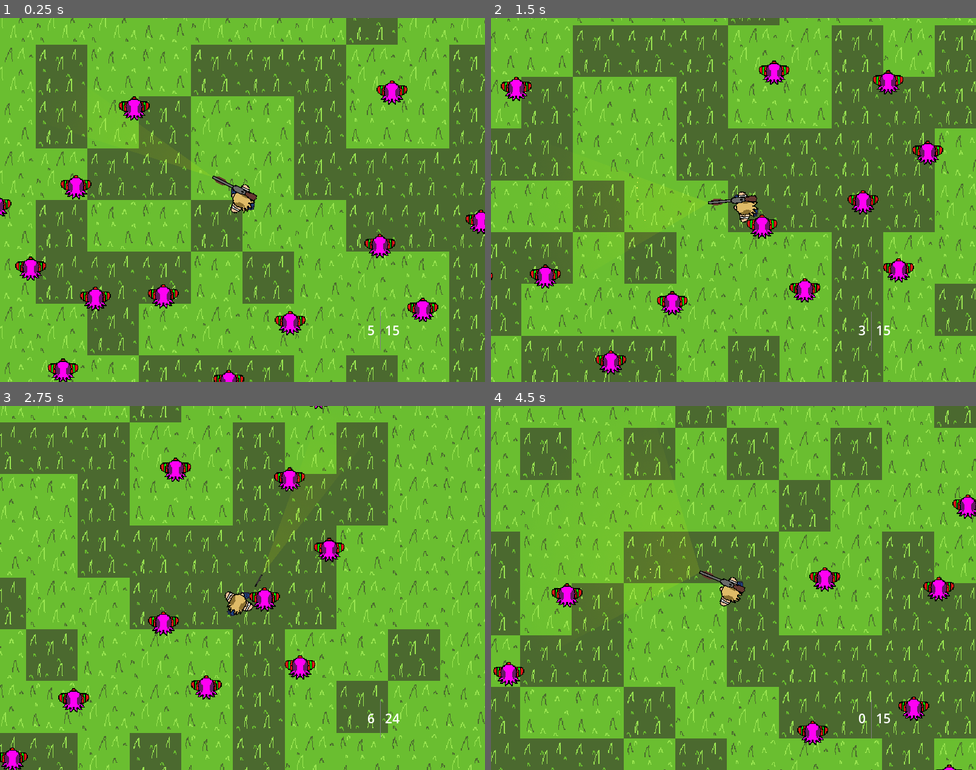
Above: before the commit, frames 1-4 (two rows, left to right).
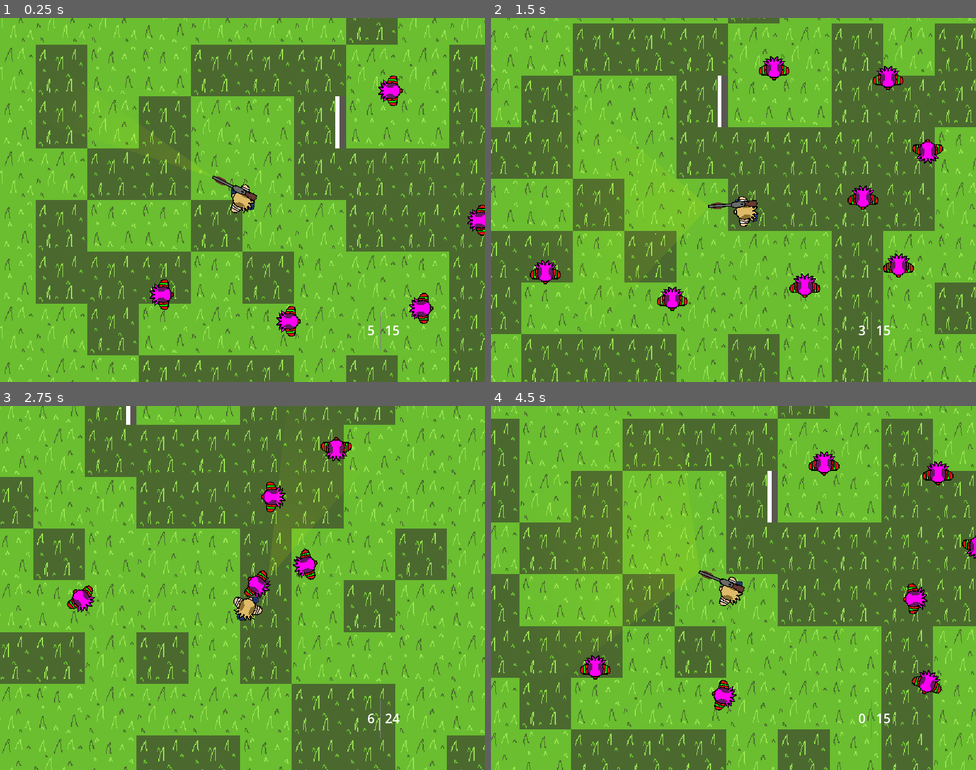
Above: after the commit, the same moments.

Repository: Why-It/Godot.4-Denny_Prime-Blood_Is_Thicker_Than_Silly_Water
Game: Godot game, scene res://Scenes/main.tscn
The game is run twice, just before and just after one commit, with the same random seed, the same clock (stepped at 60 frames per second) and the same inputs.
Inputs (mouse positions are in pixels of both pictures, inside the frame that each line leads up to):
- Up to frame 1 (0.25 s): no input
- Up to frame 2 (1.5 s): move the mouse to (840, 181) at 0.52 s; press the mouse at (840, 181) at 0.53 s; hold D (Right) 0.53-1.28 s; move the mouse to (636, 218) at 1.27 s; release the mouse at (636, 218) at 1.28 s; hold S (Down) from 1.28 s (still down); click (636, 218) at 1.35 s
- Up to frame 3 (2.75 s): move the mouse to (291, 507) at 2.02 s; release S (Down) at 2.03 s; press the mouse at (291, 507) at 2.03 s; hold D (Right) from 2.03 s (still down); tap Mouse wheel down (Weapon_Next) at 2.1 s
- Up to frame 4 (4.5 s): move the mouse to (709, 660) at 2.77 s; release D (Right) at 2.78 s; release the mouse at (709, 660) at 2.78 s; hold W (Up) 2.78-3.53 s; tap Mouse wheel up (Weapon_Prev) at 2.85 s; click (709, 660) at 3.05 s; move the mouse to (879, 642) at 3.52 s; press the mouse at (879, 642) at 3.53 s; hold A (Left) from 3.53 s (still down); move the mouse to (588, 533) at 4.27 s; release the mouse at (588, 533) at 4.28 s; click (588, 533) at 4.35 s

The runs differ from the first frame. In frame 1, 3.3% of the frame differs, in the area x 0-100%, y 15-100%; in frame 2, 10%; in frame 3, 53%; in frame 4, 59%, in the area x 0-100%, y 0-100%.

Commit message:
-- Jan 19 Totally WOrking Update --
-added start for enemy state machine
-added sprite for the enemy attention state
-modified player script to change xome shit i dont remember
-modified the main scene to get rid of the duplicate enemies
-modified level00 to have a wall to test Lin of Sight with enemies

Diff:
--- a/Levels/level_00.tscn
+++ b/Levels/level_00.tscn
@@ -290,14 +290,14 @@
 layer_2/name = "BuildingFloor"
 layer_2/tile_data = PackedInt32Array(-917504, 393220, 0, -851968, 393220, 0, -786432, 393220, 0, -720896, 393220, 0, -6 …(997 unchanged characters)…
 layer_3/name = "BuildingWalls"
-layer_3/tile_data = PackedInt32Array(-917504, 65541, 0, -851 …(465 unchanged characters)… , 196613, 0, -524284, 524293, 1610612736)
+layer_3/tile_data = PackedInt32Array(-917504, 65541, 0, -851 …(465 unchanged characters)… , 196613, 0, -524284, 524293, 1610612736, -131071, 131077, 0)
 
 [node name="buildings" type="TileMap" parent="."]
 tile_set = SubResource("TileSet_c1tdp")
 rendering_quadrant_size = 64
 format = 2
 
-[node name="Enemy" parent="." instance=ExtResource("3_704m7")]
+[node name="Enemy1" parent="." instance=ExtResource("3_704m7")]
 position = Vector2(185, -135)
 
 [node name="Enemy2" parent="." instance=ExtResource("3_704m7")]
--- a/Scenes/enemy.tscn
+++ b/Scenes/enemy.tscn
@@ -1,7 +1,14 @@
-[gd_scene load_steps=13 format=3 uid="uid://dh4t8qqxb0ui3"]
+[gd_scene load_steps=18 format=3 uid="uid://dh4t8qqxb0ui3"]
 
 [ext_resource type="Texture2D" uid="uid://bbcq3nhpamxc6" path="res://Art/sprites/Placeholder/enemy/enemy-Sheet.png" id="1_hydc3"]
 [ext_resource type="Script" path="res://Scripts/enemy.gd" id="1_mece3"]
+[ext_resource type="Texture2D" uid="uid://deyukmegg7trn" path="res://Art/sprites/Placeholder/Attention.png" id="3_qwr0m"]
+
+[sub_resource type="RectangleShape2D" id="RectangleShape2D_vffjd"]
+size = Vector2(37, 23)
+
+[sub_resource type="CircleShape2D" id="CircleShape2D_86bhi"]
+radius = 109.005
 
 [sub_resource type="CapsuleShape2D" id="CapsuleShape2D_55qws"]
 radius = 12.0
@@ -20,6 +27,42 @@
 "transitions": PackedFloat32Array(1),
 "update": 1,
 "values": [0]
+}
+tracks/1/type = "value"
+tracks/1/imported = false
+tracks/1/enabled = true
+tracks/1/path = NodePath("Attention:visible")
+tracks/1/interp = 1
+tracks/1/loop_wrap = true
+tracks/1/keys = {
+"times": PackedFloat32Array(0),
+"transitions": PackedFloat32Array(1),
+"update": 1,
+"values": [false]
+}
+tracks/2/type = "value"
+tracks/2/imported = false
+tracks/2/enabled = true
+tracks/2/path = NodePath("EnemySprite:flip_v")
+tracks/2/interp = 1
+tracks/2/loop_wrap = true
+tracks/2/keys = {
+"times": PackedFloat32Array(0),
+"transitions": PackedFloat32Array(1),
+"update": 1,
+"values": [true]
+}
+tracks/3/type = "value"
+tracks/3/imported = false
+tracks/3/enabled = true
+tracks/3/path = NodePath("EnemyCollider:disabled")
+tracks/3/interp = 1
+tracks/3/loop_wrap = true
+tracks/3/keys = {
+"times": PackedFloat32Array(0),
+"transitions": PackedFloat32Array(1),
+"update": 1,
+"values": [false]
 }
 
 [sub_resource type="Animation" id="Animation_rf7gm"]
@@ -55,10 +98,56 @@
 "values": [1, 2, 3, 4, 5, 6, 7, 8, 9]
 }
 
+[sub_resource type="Animation" id="Animation_6r8ve"]
+resource_name = "Attention!"
+length = 0.50001
+tracks/0/type = "value"
+tracks/0/imported = false
+tracks/0/enabled = true
+tracks/0/path = NodePath("Attention:visible")
+tracks/0/interp = 1
+tracks/0/loop_wrap = true
+tracks/0/keys = {
+"times": PackedFloat32Array(0, 0.1, 0.5),
+"transitions": PackedFloat32Array(1, 1, 1),
+"update": 1,
+"values": [false, true, false]
+}
+
+[sub_resource type="Animation" id="Animation_hv5ou"]
+resource_name = "enemy_death"
+length = 0.30001
+tracks/0/type = "value"
+tracks/0/imported = false
+tracks/0/enabled = true
+tracks/0/path = NodePath("EnemySprite:flip_v")
+tracks/0/interp = 1
+tracks/0/loop_wrap = true
+tracks/0/keys = {
+"times": PackedFloat32Array(0, 0.3),
+"transitions": PackedFloat32Array(1, 1),
+"update": 1,
+"values": [true, false]
+}
+tracks/1/type = "value"
+tracks/1/imported = false
+tracks/1/enabled = true
+tracks/1/path = NodePath("EnemyCollider:disabled")
+tracks/1/interp = 1
+tracks/1/loop_wrap = true
+tracks/1/keys = {
+"times": PackedFloat32Array(0, 0.1),
+"transitions": PackedFloat32Array(1, 1),
+"update": 1,
+"values": [false, true]
+}
+
 [sub_resource type="AnimationLibrary" id="AnimationLibrary_3so4i"]
 _data = {
+"Attention!": SubResource("Animation_6r8ve"),
 "RESET": SubResource("Animation_bwxgf"),
 "enemy_body_idle": SubResource("Animation_rf7gm"),
+"enemy_death": SubResource("Animation_hv5ou"),
 "enemy_walking": SubResource("Animation_a160r")
 }
 
@@ -87,6 +176,21 @@
 [node name="Enemy" type="CharacterBody2D" groups=["Enemies"]]
 script = ExtResource("1_mece3")
 
+[node name="Target" type="Marker2D" parent="."]
+position = Vector2(0, -30)
+
+[node name="MeleeRange" type="Area2D" parent="."]
+
+[node name="CollisionShape2D" type="CollisionShape2D" parent="MeleeRange"]
+position = Vector2(0.5, -20.5)
+shape = SubResource("RectangleShape2D_vffjd")
+
+[node name="DetectionRange" type="Area2D" parent="."]
+
+[node name="CollisionShape2D" type="CollisionShape2D" parent="DetectionRange"]
+shape = SubResource("CircleShape2D_86bhi")
+debug_color = Color(0, 0.603922, 0.682353, 0.419608)
+
 [node name="EnemyCollider" type="CollisionShape2D" parent="."]
 position = Vector2(0, -2)
 rotation = 1.5708
@@ -97,6 +201,11 @@
 flip_v = true
 hframes = 10
 
+[node name="Attention" type="Sprite2D" parent="."]
+visible = false
+position = Vector2(0, -24)
+texture = ExtResource("3_qwr0m")
+
 [node name="EnemyAnimPlayer" type="AnimationPlayer" parent="."]
 libraries = {
 "": SubResource("AnimationLibrary_3so4i")
@@ -109,3 +218,8 @@
 tree_root = SubResource("AnimationNodeStateMachine_seicc")
 anim_player = NodePath("../EnemyAnimPlayer")
 parameters/BlendSpace1D/blend_position = -0.042042
+
+[connection signal="body_entered" from="MeleeRange" to="." method="_on_melee_range_body_entered"]
+[connection signal="body_exited" from="MeleeRange" to="." method="_on_melee_range_body_exited"]
+[connection signal="body_entered" from="DetectionRange" to="." method="_on_area_2d_body_entered"]
+[connection signal="body_exited" from="DetectionRange" to="." method="_on_area_2d_body_exited"]
--- a/Scenes/main.tscn
+++ b/Scenes/main.tscn
@@ -7,7 +7,6 @@
 [ext_resource type="PackedScene" uid="uid://cali6q4pooh6b" path="res://Scenes/player.tscn" id="5_26ra4"]
 [ext_resource type="PackedScene" uid="uid://dvfar3tkcrvek" path="res://Scenes/gun_manager.tscn" id="6_npyv1"]
 [ext_resource type="PackedScene" uid="uid://bp5g1f6khondn" path="res://Scenes/bullet.tscn" id="7_j28pr"]
-[ext_resource type="PackedScene" uid="uid://dh4t8qqxb0ui3" path="res://Scenes/enemy.tscn" id="8_xeemf"]
 
 [node name="Main" type="Node"]
 script = ExtResource("1_6wrqv")
@@ -26,27 +25,3 @@
 
 [node name="Bullet" parent="." instance=ExtResource("7_j28pr")]
 position = Vector2(2000, 2000)
-
-[node name="Enemy" parent="." instance=ExtResource("8_xeemf")]
-position = Vector2(-17, 223)
-
-[node name="Enemy2" parent="." instance=ExtResource("8_xeemf")]
-position = Vector2(170, 55)
-
-[node name="Enemy3" parent="." instance=ExtResource("8_xeemf")]
-position = Vector2(-262, 83)
-
-[node name="Enemy4" parent="." instance=ExtResource("8_xeemf")]
-position = Vector2(-222, 209)
-
-[node name="Enemy5" parent="." instance=ExtResource("8_xeemf")]
-position = Vector2(-305, 6)
-
-[node name="Enemy6" parent="." instance=ExtResource("8_xeemf")]
-position = Vector2(-134, -115)
-
-[node name="Enemy7" parent="." instance=ExtResource("8_xeemf")]
-position = Vector2(-206, -18)
-
-[node name="Enemy8" parent="." instance=ExtResource("8_xeemf")]
-position = Vector2(-182, 120)
--- a/Scenes/player.tscn
+++ b/Scenes/player.tscn
@@ -96,7 +96,7 @@
 anim_player = NodePath("../AnimationPlayer")
 parameters/body_motion/blend_position = -0.0025663
 
-[node name="Placeholder" type="CollisionShape2D" parent="."]
+[node name="PlayerCollider" type="CollisionShape2D" parent="."]
 position = Vector2(0, 0.5)
 rotation = -1.5708
 shape = SubResource("CapsuleShape2D_ns8m5")
--- a/Scripts/enemy.gd
+++ b/Scripts/enemy.gd
@@ -1,14 +1,137 @@
 extends CharacterBody2D
 
 @export var EnemyType : int = 0
+@onready var detection_range = $DetectionRange
+@onready var melee_range = $MeleeRange
+@onready var anim_player = $EnemyAnimPlayer
+@onready var target = $Target
 
 var enemy_health : int = 3
+var is_dead : bool = false
+
+
+
+func  _process(_delta):
+	if in_detection_range == true:
+		SightCheck()
+
+	if !has_death_played:
+		move_and_slide()
+		UpdateStateMachine()
+		look_at(target.global_position)
 
 func EnemyTakeDamage():
 	enemy_health -= 1
 	#print("hit taken")
 	if enemy_health <= 0:
-		EnemyDeath()
+		is_dead = true
 
-func EnemyDeath():
-	queue_free()
+
+#MELEE RANGE
+var in_melee_range : bool = false
+
+func _on_melee_range_body_entered(body):
+	if body.is_in_group("Player"):
+		in_melee_range = true
+
+func _on_melee_range_body_exited(body):
+	if body.is_in_group("Player"):
+		in_melee_range = false
+
+#DETETCTION RANGE
+var player : Node
+var LoS : bool = false
+var in_detection_range : bool = false
+
+func _on_area_2d_body_entered(body): #Enemy checks for if the plyer is in detection range
+	if body.is_in_group("Player"):
+		player = body
+		in_detection_range = true
+
+func _on_area_2d_body_exited(body): #Player leaving detection range
+	if body.is_in_group("Player"):
+		in_detection_range = false
+
+
+func SightCheck():
+	var space_state = get_world_2d().direct_space_state
+	var sight_check = space_state.intersect_ray(PhysicsRayQueryParameters2D.create(position, player.position, collision_mask, [self]))
+	if sight_check:
+		if sight_check.collider.name == "Player":
+			LoS = true
+			Attention()
+			#print("LoS true")
+		else:
+			LoS = false
+			#print("LoS false")
+
+#State Machine YAY!
+
+@export var patrol_points : Array
+
+var cur_state : String
+
+func _ready():
+
+	#Enenmy starts in one of two beginning states. Once player gets their attention, it's a fight to the death.
+	if patrol_points.size() > 0:
+		Patrol()
+	else:
+		Idle()
+
+func UpdateStateMachine():
+
+	print(name + " is currently " + cur_state)
+
+	if is_dead:
+		Death()
+
+#Might need later idk
+"""
+func EnterState(desiredState : String):
+	pass
+
+func ExitState(nextState : String):
+	pass
+"""
+func Idle():
+	cur_state = "Idle"
+
+func Patrol():
+	cur_state = "Patrol"
+
+
+var has_att_played : bool = false
+
+func Attention(): # Enemy stops for half a second then either chases or aims at player
+
+	if !has_att_played:
+		cur_state = "Attention"
+		target.position = player.global_position
+		anim_player.queue("Attention!")
+		has_att_played = true
+
+func Chase():
+	cur_state = "Chase"
+
+func AttackMelee():
+	cur_state = "AttackMelee"
+
+func Aim(): # If the enemy has a LoS, aim for a couple frames then shoot. If they lose LoS, go to better position
+	cur_state = "Aim"
+
+func GetBetterPosition():
+	cur_state = "GetBetterPosition"
+
+func AttackShoot():
+	cur_state = "AttackShoot"
+
+var has_death_played : bool = false
+func Death():
+
+	if !has_death_played:
+		cur_state = "Death"
+		anim_player.play("enemy_death")
+		has_death_played = true
+
+		print("dead")
Binary file added: Art/sprites/Placeholder/Attention.png
Not shown, added: Art/sprites/Placeholder/Attention.png.import
Not shown: 1 places in Scenes/main.tscn that only renumber resources
